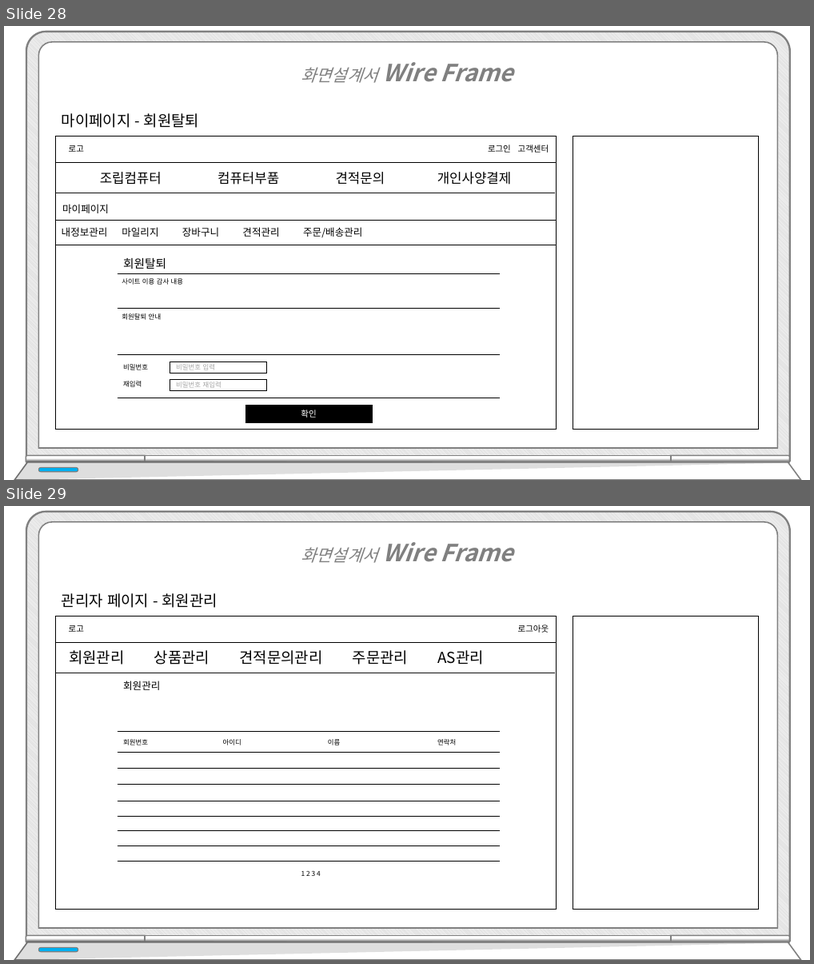
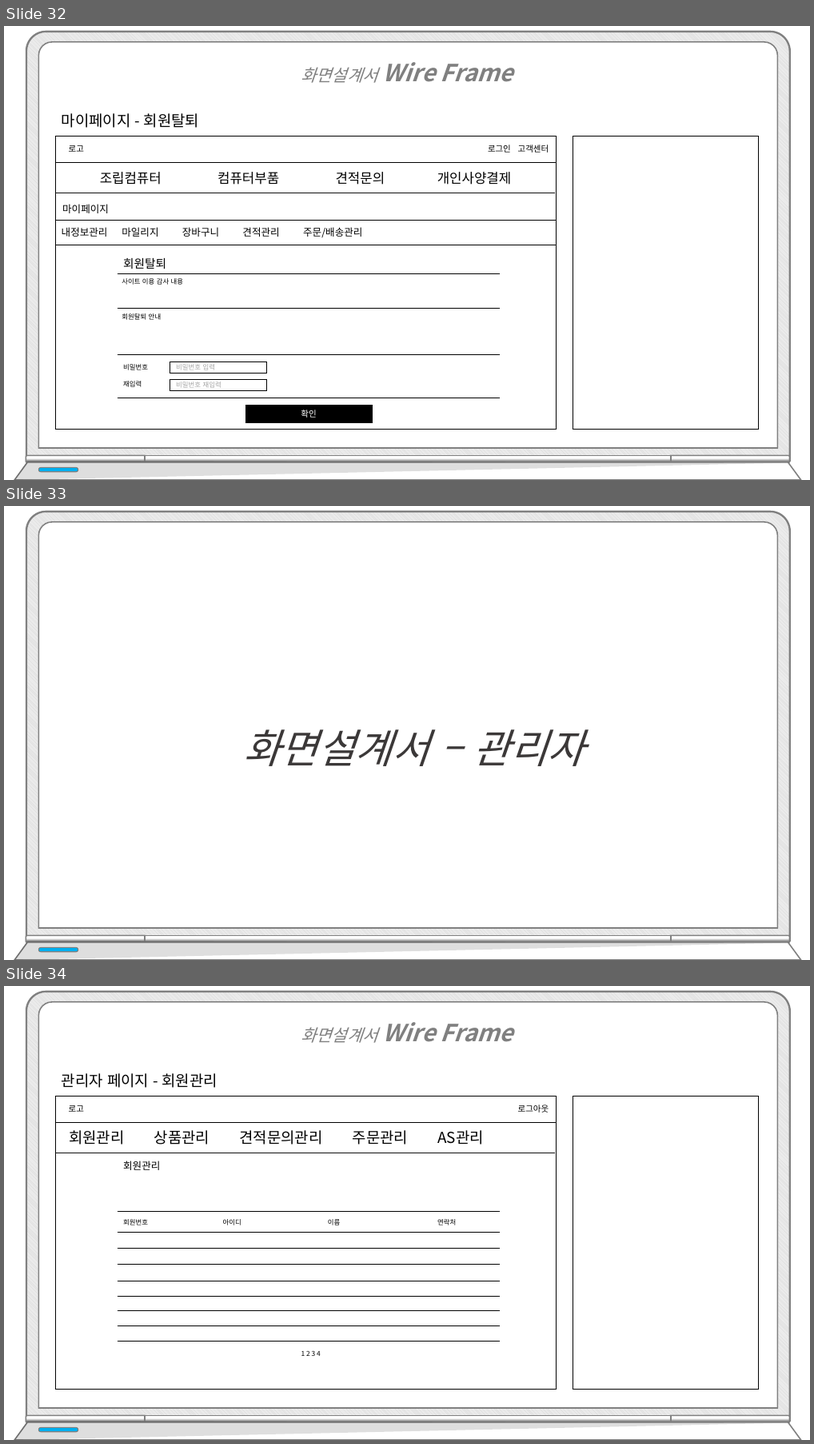
Before and after one commit to hhsw07/ezen-academy-projects, a slide deck: WebContent/발표/프로젝트5.pptx. Shown one above the other, each under a label of ours: slides 28 and 29 before the commit, slides 32, 33 and 34 after it. The pictures are 814x964 and 814x1444 pixels, drawn with LibreOffice and Linux fonts; fonts in the diff are those of the drawing. Boxes give left, top, right and bottom in pixels: in the first picture for what was removed or moved away, otherwise in the second. Text is boxed around its words. In the diff, an @@ line names an element or a change of style, - is before the commit and + after.

```diff
--- a/WebContent/발표/프로젝트5.pptx
+++ b/WebContent/발표/프로젝트5.pptx
@@ slide 33 added at (4, 506, 810, 960), background #FFFFFF @@
@@ text added at (244, 729, 585, 766), 48 pt, text #3B3838, italic @@
+화면설계서 – 관리자
@@ group added at (14, 512, 802, 960): 5 round same rects, 2 freeform shapes, 1 rounded rectangle @@
@@ what was slide 28 is now slide 32 @@
@@ what was slide 29 is now slide 34 @@
```
Also in this commit, not shown: 4 other slides added.
